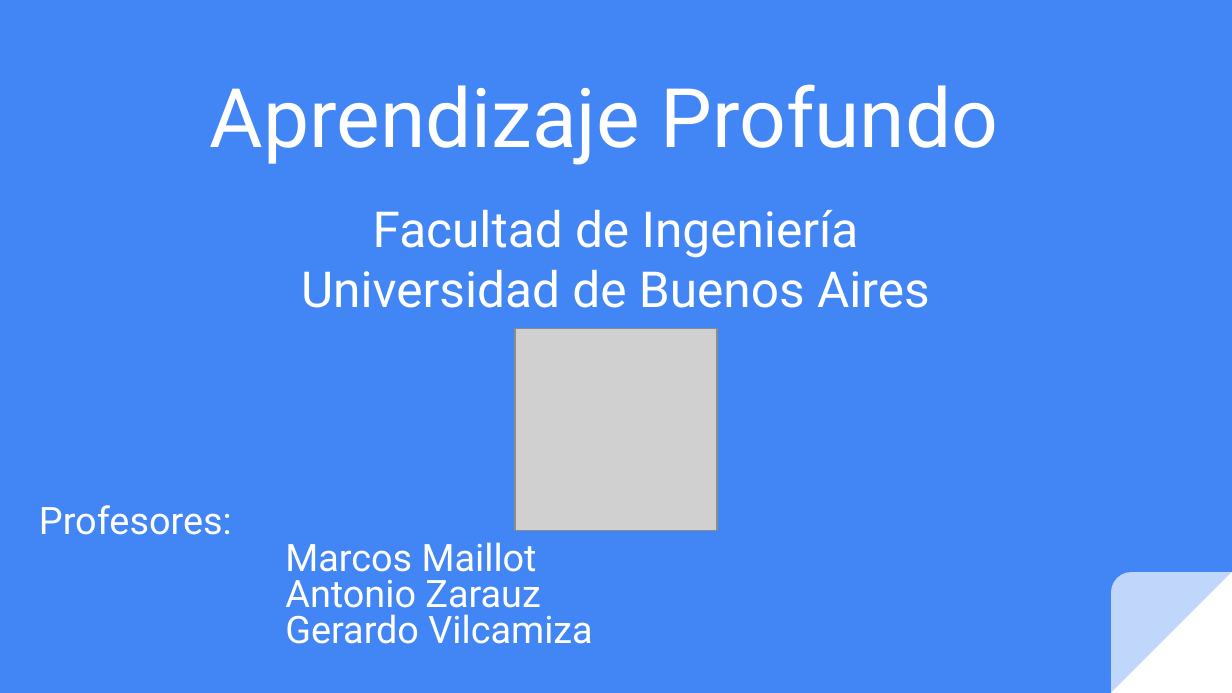
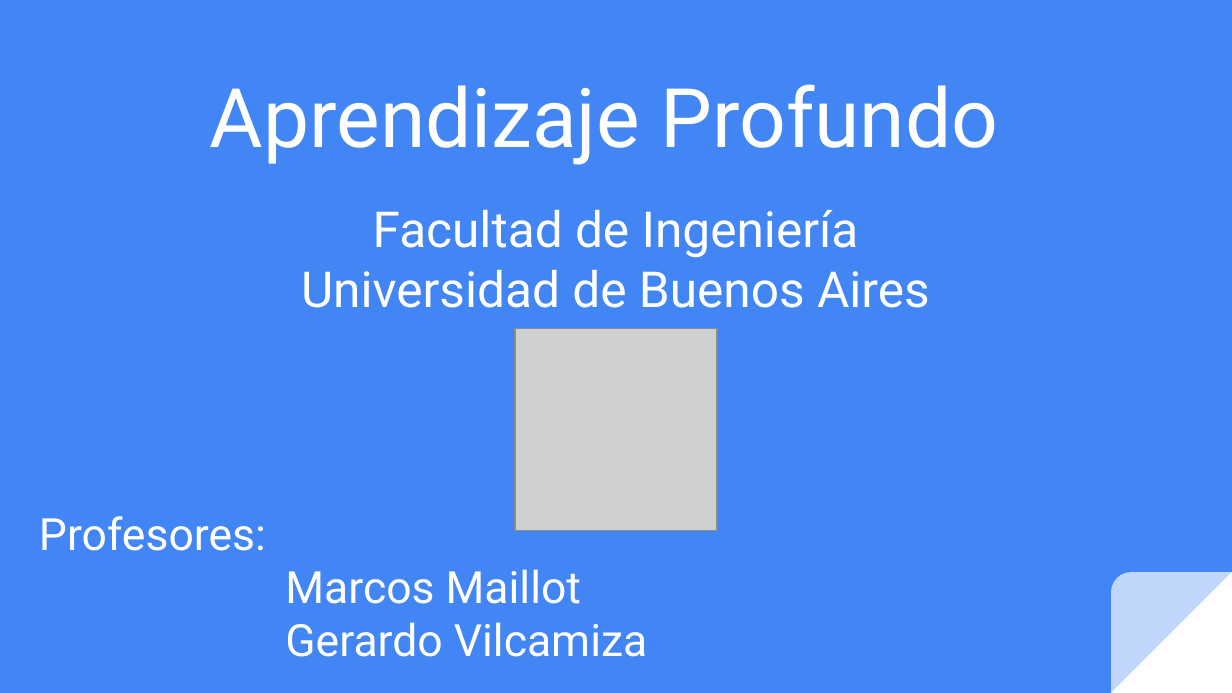
Before and after one commit to FIUBA-Posgrado-Inteligencia-Artificial/aprendizaje_profundo, a slide deck: slide 1 of clase_7/teoria/Clase_7.pptx. Drawn at 1232x693 pixels with LibreOffice and Linux fonts; fonts in the diff are those of the drawing; grey boxes stand for pictures. Boxes give left, top, right and bottom in pixels: in the first picture for what was removed or moved away, otherwise in the second. Text is boxed around its words. In the diff, an @@ line names an element or a change of style, - is before the commit and + after.

```diff
--- a/clase_7/teoria/Clase_7.pptx
+++ b/clase_7/teoria/Clase_7.pptx
@@ subtitle "Profesores:" at bbox=[39, 516, 647, 657]: size 22.1 to 26 pt; line spacing 0.8 to 1 @@
@@ subtitle at bbox=[285, 580, 540, 617]: paragraph removed @@
-Antonio Zarauz
```
Also in this commit, not shown: 1 other file.
